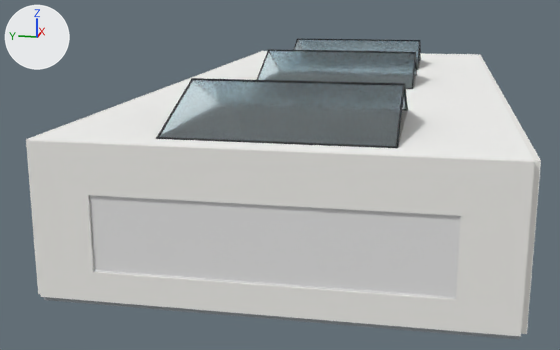
An edit to the glTF model public/models/gallery.glb, drawn before and after from the same camera.
One viewpoint serves both versions: a 50 mm camera at (-41.2, -5.1, 10.5) aimed at (-1.1, 3.0, 0.5). The lights are fixed; the arrows at upper left show +X, +Y and +Z. The picture after the commit comes second. Where no turn or scale is listed for an object, it has been applied to the vertices. Vertices at exactly the same position are counted once.

Script lines for the objects in view, before the commit:
```python
mat_mat_skylight_glass_001 = principled_material('MAT_Skylight_Glass.001')
mat_mat_skylight_glass_001.base_color = (0.716, 0.839, 0.905)  # pale blue #dcecf4
me_cube_046 = bpy.data.meshes.new('Cube.046')
me_cube_046.from_pydata(...)  # a box spanning x -0.01..0.01, y -5.97..5.97, z -1.31..1.31
me_cube_049 = bpy.data.meshes.new('Cube.049')
me_cube_049.from_pydata(...)  # a box spanning x -0.05..0.05, y -0.03..0.03, z -1.35..1.35
me_cube_065 = bpy.data.meshes.new('Cube.065')
me_cube_065.from_pydata(...)  # 8 vertices, 12 faces; spans x -1.64..1.64, y -4.0..4.0, z -0.78..0.78
me_cube_065.materials.append(mat_mat_skylight_glass)  # pale blue #dceff7
ob_skylight_b_glass_left = bpy.data.objects.new('Skylight_B_Glass_Left', me_cube_065)
ob_skylight_b_glass_left.location = (-0.89, 0.0, 6.25)
ob_window_glass_main = bpy.data.objects.new('Window_Glass_Main', me_cube_046)
ob_window_glass_main.location = (-18.1, 0.0, 2.4)
ob_window_vertical_dividers = bpy.data.objects.new('Window_Vertical_Dividers', me_cube_049)
ob_window_vertical_dividers.location = (-18.1, -6.0, 2.4)
# also in view: 'Wall_Left' at (-18.1, 0.0, 2.8); 'Ceiling_C_Front' at (9.8, -6.0, 5.4); 'Ceiling_Strip_01_Left' at (-17.5, 0.0, 5.4); 'Wall_Front_Left' at (-9.8, -8.1, 2.8); 'Skylight_C_Glass_Left' at (8.1, 0.0, 6.2)
```
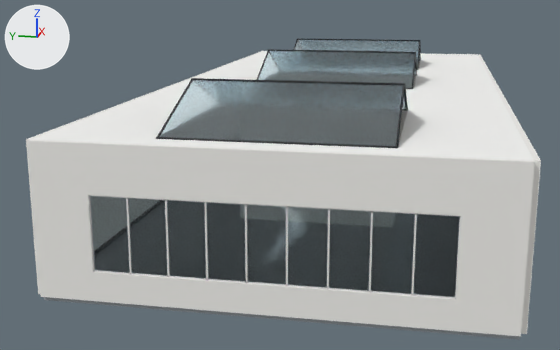
Pixel boxes (x1, y1, x2, y2) of what changed, in the pictures (560 x 350 px):
'Window_Glass_Main', recoloured, surface changed
    both: (90, 196, 460, 297)
'Window_Vertical_Dividers', reshaped (5229% wider, 27% taller)
    before: (455, 216, 461, 298)
    after: (89, 195, 461, 299)
part 1 of me_cube_049, added
    after: (411, 213, 417, 296)
part 2 of me_cube_049, added
    after: (369, 211, 373, 293)
part 3 of me_cube_049, added
    after: (327, 208, 330, 289)
part 4 of me_cube_049, added
    after: (286, 206, 288, 286)
part 5 of me_cube_049, added
    after: (245, 204, 248, 283)
part 6 of me_cube_049, added
    after: (204, 202, 208, 279)
part 7 of me_cube_049, added
    after: (165, 200, 170, 276)
part 8 of me_cube_049, added
    after: (126, 197, 132, 274)
part 9 of me_cube_049, added
    after: (89, 195, 95, 272)

The change in detail:
Material 'MAT_Skylight_Glass.001' (mat_mat_skylight_glass_001) changes colour from pale blue #dcecf4 to pale blue #dceff5; in linear values from (0.716, 0.839, 0.905) to (0.716, 0.863, 0.913).
In material 'MAT_Skylight_Glass.001' (mat_mat_skylight_glass_001), roughness goes from 0.5 to 0.05.
In material 'MAT_Skylight_Glass.001' (mat_mat_skylight_glass_001), transmission_weight is now set to 1.0.
In material 'MAT_Skylight_Glass.001' (mat_mat_skylight_glass_001), ior is now set to 1.45.
me_cube_046 has 8 vertices, 12 faces and spans x -0.01..0.01, y -5.97..5.97, z -1.31..1.31.
me_cube_046 gains material mat_mat_skylight_glass_001 (pale blue #dceff5).
me_cube_049 is used by ob_window_vertical_dividers; location (-18.1, -6.0, 2.4).
me_cube_049 had 8 vertices, 12 faces and spanned x -0.05..0.05, y -0.03..0.03, z -1.35..1.35.
me_cube_049 now has 80 vertices, 120 faces and spans x -0.05..0.05, y -0.03..12.03, z -1.35..1.35.
me_cube_049 part 1: a new loose piece, a box spanning x -0.05..0.05, y 1.303..1.363, z -1.35..1.35.
me_cube_049 part 2: a new loose piece, a box spanning x -0.05..0.05, y 2.637..2.697, z -1.35..1.35.
me_cube_049 part 3: a new loose piece, a box spanning x -0.05..0.05, y 3.97..4.03, z -1.35..1.35.
me_cube_049 part 4: a new loose piece, a box spanning x -0.05..0.05, y 5.303..5.363, z -1.35..1.35.
me_cube_049 part 5: a new loose piece, a box spanning x -0.05..0.05, y 6.637..6.697, z -1.35..1.35.
me_cube_049 part 6: a new loose piece, a box spanning x -0.05..0.05, y 7.97..8.03, z -1.35..1.35.
me_cube_049 part 7: a new loose piece, a box spanning x -0.05..0.05, y 9.303..9.363, z -1.35..1.35.
me_cube_049 part 8: a new loose piece, a box spanning x -0.05..0.05, y 10.637..10.697, z -1.35..1.35.
me_cube_049 part 9: a new loose piece, a box spanning x -0.05..0.05, y 11.97..12.03, z -1.35..1.35.
